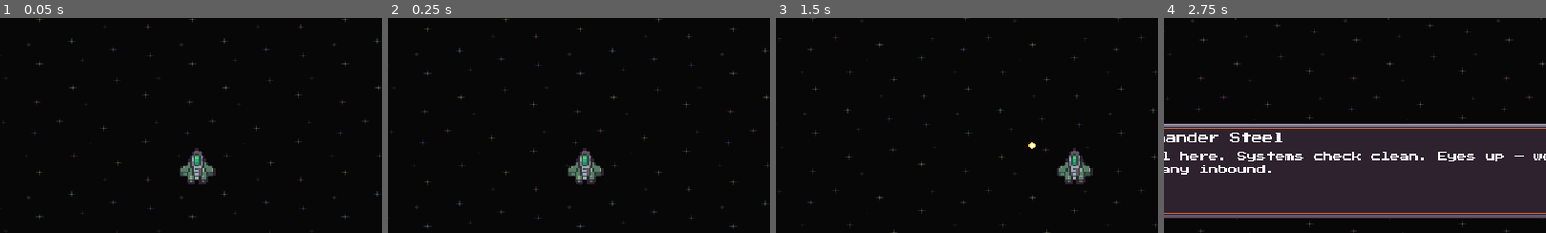
Above: before the commit, frames 1-4 (left to right).
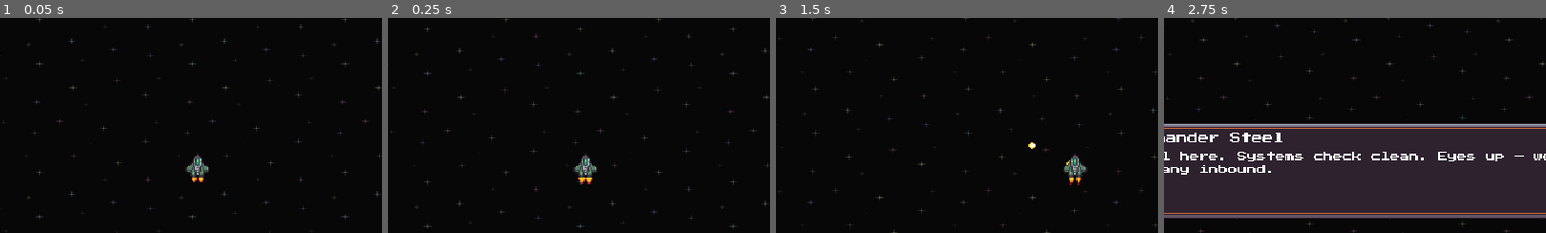
Above: after the commit, the same moments.

Repository: Funfetsunk/terra-intercept
Game: Godot game, scene res://scenes/levels/test_range.tscn
Same seed, same stepped clock (60 frames per second), same inputs: the game is played once before the commit and once after it. This scene is started directly instead of the project's main scene.
Inputs (mouse positions are % of the whole screen's width and height, from its top left):
- Up to frame 1 (0.05 s): no input
- Up to frame 2 (0.25 s): no input
- Up to frame 3 (1.5 s): tap Enter (ui_accept) at 0.5, 0.77 s; move the mouse to (72, 45) at 0.52 s; hold D (p1_move_right) 0.53-1.25 s; click (72, 45) at 0.6 s; drag from (30, 55) to (63, 83) at 1.27 s
- Up to frame 4 (2.75 s): move the mouse to (60, 28) at 2.02 s; hold D (p1_move_right) from 2.03 s (still down); hold Space (p1_ordnance) from 2.03 s (still down)
The pictures show only the part of the screen within x 24-74%, y 49-99%; the shares and areas given below are measured in that part.

The runs differ from the first frame. In frame 1, 0.8% of the frame differs, in the area x 47-57%, y 60-78%; in frame 2, 0.8%; in frame 3, 0.8%; in frame 4, nothing differs.

Commit message:
Add engine flames and ordnance bomb art; fix player sprite scale
- The player ship Sprite was scaled 1.5x, left over from the placeholder
  art, so the 24x24 ship drew at 36px with uneven pixels. That breaks
  both art-specs and the no-fractional-scaling rule. The scale is now 1.
  The hitbox is unchanged. The ship now looks smaller on screen, at its
  spec size.
- Engine flames: an 8x8, 3-frame looping flicker in palette fire
  colours on two AnimatedSprite2D nodes behind the ship. ShipData gains
  engine_flame_offsets, so the single-engine ships use one flame and the
  Guardian and Vanguard use twin flames.
- Ordnance fires a hand-drawn 10x10 bomb with a lit fuse, matching the
  HUD's ordnance badge. OrdnanceData gains bullet_texture, passed to the
  bullet manager, in place of the plain orange square.

Co-Authored-By: Claude Opus 5.5 <noreply@anthropic.com>
Claude-Session: https://claude.ai/code/session_01H357k7vYWoZ8XVmx2UrTn5

Diff:
--- /dev/null
+++ b/art/sprites/player_ships/engine_flame_frames.tres
@@ -0,0 +1,39 @@
+[gd_resource type="SpriteFrames" format=3 uid="uid://cyyur8pm0lixu"]
+
+[ext_resource type="Texture2D" uid="uid://dsayxbu6g743a" path="res://art/sprites/player_ships/engine_flame.png" id="1_435pr"]
+
+[sub_resource type="AtlasTexture" id="AtlasTexture_ne7v0"]
+atlas = ExtResource("1_435pr")
+region = Rect2(0, 0, 8, 8)
+
+[sub_resource type="AtlasTexture" id="AtlasTexture_0g782"]
+atlas = ExtResource("1_435pr")
+region = Rect2(8, 0, 8, 8)
+
+[sub_resource type="AtlasTexture" id="AtlasTexture_n1p66"]
+atlas = ExtResource("1_435pr")
+region = Rect2(16, 0, 8, 8)
+
+[sub_resource type="AtlasTexture" id="AtlasTexture_d1wm5"]
+atlas = ExtResource("1_435pr")
+region = Rect2(8, 0, 8, 8)
+
+[resource]
+animations = [{
+"frames": [{
+"duration": 1.0,
+"texture": SubResource("AtlasTexture_ne7v0")
+}, {
+"duration": 1.0,
+"texture": SubResource("AtlasTexture_0g782")
+}, {
+"duration": 1.0,
+"texture": SubResource("AtlasTexture_n1p66")
+}, {
+"duration": 1.0,
+"texture": SubResource("AtlasTexture_d1wm5")
+}],
+"loop": 1,
+"name": &"burn",
+"speed": 12.0
+}]
--- a/data/ordnance/missile_ordnance_data.tres
+++ b/data/ordnance/missile_ordnance_data.tres
@@ -1,7 +1,10 @@
 [gd_resource type="Resource" script_class="OrdnanceData" format=3 uid="uid://r48ijib2xvvg"]
 
 [ext_resource type="Script" uid="uid://b681onsb0ephm" path="res://scripts/resources/ordnance_data.gd" id="1"]
+[ext_resource type="Texture2D" uid="uid://c44rsj3vr6lwy" path="res://art/sprites/bullets/ordnance_bomb.png" id="1_vhyfn"]
 
 [resource]
 script = ExtResource("1")
 starting_ammo = 6
+bullet_color = Color(1, 1, 1, 1)
+bullet_texture = ExtResource("1_vhyfn")
--- a/data/ships/guardian_ship_data.tres
+++ b/data/ships/guardian_ship_data.tres
@@ -17,6 +17,7 @@
 select_art = ExtResource("3_ruij8")
 icon_sprite = ExtResource("2_f36ja")
 bank_sheet = ExtResource("1_56sw8")
+engine_flame_offsets = Array[Vector2]([Vector2(-3, 13), Vector2(3, 13)])
 portrait = ExtResource("3_a55y1")
 move_speed = 118.0
 move_acceleration = 2000.0
--- a/data/ships/vanguard_ship_data.tres
+++ b/data/ships/vanguard_ship_data.tres
@@ -17,6 +17,7 @@
 select_art = ExtResource("3_qi20r")
 icon_sprite = ExtResource("2_3hb8c")
 bank_sheet = ExtResource("1_dtbx6")
+engine_flame_offsets = Array[Vector2]([Vector2(-3, 13), Vector2(3, 13)])
 portrait = ExtResource("3_spr0v")
 move_speed = 139.0
 move_acceleration = 2000.0
--- a/scenes/player/player_ship.gd
+++ b/scenes/player/player_ship.gd
@@ -85,6 +85,7 @@
 		$Sprite.texture = data.icon_sprite
 	if $Sprite.texture != null:
 		_sprite_half_extents = $Sprite.texture.get_size() * 0.5
+	_place_engine_flames()
 	_spawn_origin = global_position
 	shield_current = data.shield_max
 	hull_current = data.hull_max
@@ -355,7 +356,7 @@
 		return
 	_game_state.ordnance_ammo -= 1
 	ordnance_ammo_changed.emit(_game_state.ordnance_ammo)
-	_bullets.spawn_player_bullet(global_position, _last_move_dir, ordnance.bullet_speed, ordnance.bullet_radius, ordnance.bullet_color, 3.0, ordnance.bullet_damage)
+	_bullets.spawn_player_bullet(global_position, _last_move_dir, ordnance.bullet_speed, ordnance.bullet_radius, ordnance.bullet_color, 3.0, ordnance.bullet_damage, ordnance.bullet_texture)
 	_ordnance_cooldown = ordnance.fire_cooldown
 	ordnance_fired.emit()
 
@@ -370,3 +371,11 @@
 
 func get_focus_meter() -> float:
 	return _focus_meter
+
+func _place_engine_flames() -> void:
+	var flames: Array[AnimatedSprite2D] = [$EngineFlame1, $EngineFlame2]
+	for i in range(flames.size()):
+		var has_engine: bool = i < data.engine_flame_offsets.size()
+		flames[i].visible = has_engine
+		if has_engine:
+			flames[i].position = data.engine_flame_offsets[i].round()
--- a/scenes/player/player_ship.tscn
+++ b/scenes/player/player_ship.tscn
@@ -3,11 +3,12 @@
 [ext_resource type="Script" uid="uid://brvoh5s303sqb" path="res://scenes/player/player_ship.gd" id="1_dr6dc"]
 [ext_resource type="Resource" uid="uid://b3c6554j4do4e" path="res://data/ships/guardian_ship_data.tres" id="2_ykp3x"]
 [ext_resource type="Script" uid="uid://b5jrllxqn3mcp" path="res://scenes/specials/squad_special_vfx.gd" id="3_dr6dc"]
-[ext_resource type="Texture2D" path="res://art/placeholder/shumped-asset-pack/atlas/player_bank_full_left.tres" id="3_w6tu8"]
-[ext_resource type="Texture2D" path="res://art/placeholder/shumped-asset-pack/atlas/player_bank_slight_left.tres" id="4_jovkm"]
-[ext_resource type="Texture2D" path="res://art/placeholder/shumped-asset-pack/atlas/player_bank_neutral.tres" id="4_ykp3x"]
-[ext_resource type="Texture2D" path="res://art/placeholder/shumped-asset-pack/atlas/player_bank_slight_right.tres" id="6_com77"]
-[ext_resource type="Texture2D" path="res://art/placeholder/shumped-asset-pack/atlas/player_bank_full_right.tres" id="7_i4pg4"]
+[ext_resource type="Texture2D" uid="uid://44seuu2pqehq" path="res://art/placeholder/shumped-asset-pack/atlas/player_bank_full_left.tres" id="3_w6tu8"]
+[ext_resource type="Texture2D" uid="uid://c5kteiqrouwkq" path="res://art/placeholder/shumped-asset-pack/atlas/player_bank_slight_left.tres" id="4_jovkm"]
+[ext_resource type="Texture2D" uid="uid://ky2mtiyslm76" path="res://art/placeholder/shumped-asset-pack/atlas/player_bank_neutral.tres" id="4_ykp3x"]
+[ext_resource type="Texture2D" uid="uid://bb7udpta5lhe2" path="res://art/placeholder/shumped-asset-pack/atlas/player_bank_slight_right.tres" id="6_com77"]
+[ext_resource type="Texture2D" uid="uid://cno2limuing7l" path="res://art/placeholder/shumped-asset-pack/atlas/player_bank_full_right.tres" id="7_i4pg4"]
+[ext_resource type="SpriteFrames" uid="uid://cyyur8pm0lixu" path="res://art/sprites/player_ships/engine_flame_frames.tres" id="9_jovkm"]
 
 [sub_resource type="CircleShape2D" id="CircleShape2D_kjavq"]
 radius = 2.0
@@ -31,6 +32,17 @@
 visible = false
 script = ExtResource("3_dr6dc")
 
+[node name="EngineFlame2" type="AnimatedSprite2D" parent="." unique_id=423244231]
+position = Vector2(0, 13)
+sprite_frames = ExtResource("9_jovkm")
+animation = &"burn"
+autoplay = "burn"
+
+[node name="EngineFlame1" type="AnimatedSprite2D" parent="." unique_id=305475551]
+position = Vector2(0, 13)
+sprite_frames = ExtResource("9_jovkm")
+animation = &"burn"
+autoplay = "burn"
+
 [node name="Sprite" type="Sprite2D" parent="." unique_id=1504199181]
-scale = Vector2(1.5, 1.5)
 texture = ExtResource("4_ykp3x")
--- a/scripts/resources/ordnance_data.gd
+++ b/scripts/resources/ordnance_data.gd
@@ -7,4 +7,6 @@
 @export var bullet_speed: float = 200.0
 @export var bullet_radius: float = 5.0
 @export var bullet_color: Color = Color(1.0, 0.6, 0.1)
+## Sprite drawn at native size; leave empty for a plain coloured square.
+@export var bullet_texture: Texture2D
 @export var bullet_damage: float = 3.0
--- a/scripts/resources/ship_data.gd
+++ b/scripts/resources/ship_data.gd
@@ -14,6 +14,8 @@
 ## In-flight banking sheet: 5 frames of 24x24 in a row (full left, slight left,
 ## level, slight right, full right). Falls back to icon_sprite when unset.
 @export var bank_sheet: Texture2D
+## Where engine flames sit, relative to the ship's centre (one entry per engine, max 2).
+@export var engine_flame_offsets: Array[Vector2] = [Vector2(0, 13)]
 @export var portrait: Texture2D
 
 @export_group("Movement")
Binary file added: art/sprites/bullets/ordnance_bomb.png
Not shown, added: art/sprites/bullets/ordnance_bomb.png.import
Binary file added: art/sprites/player_ships/engine_flame.png
Not shown, added: art/sprites/player_ships/engine_flame.png.import
